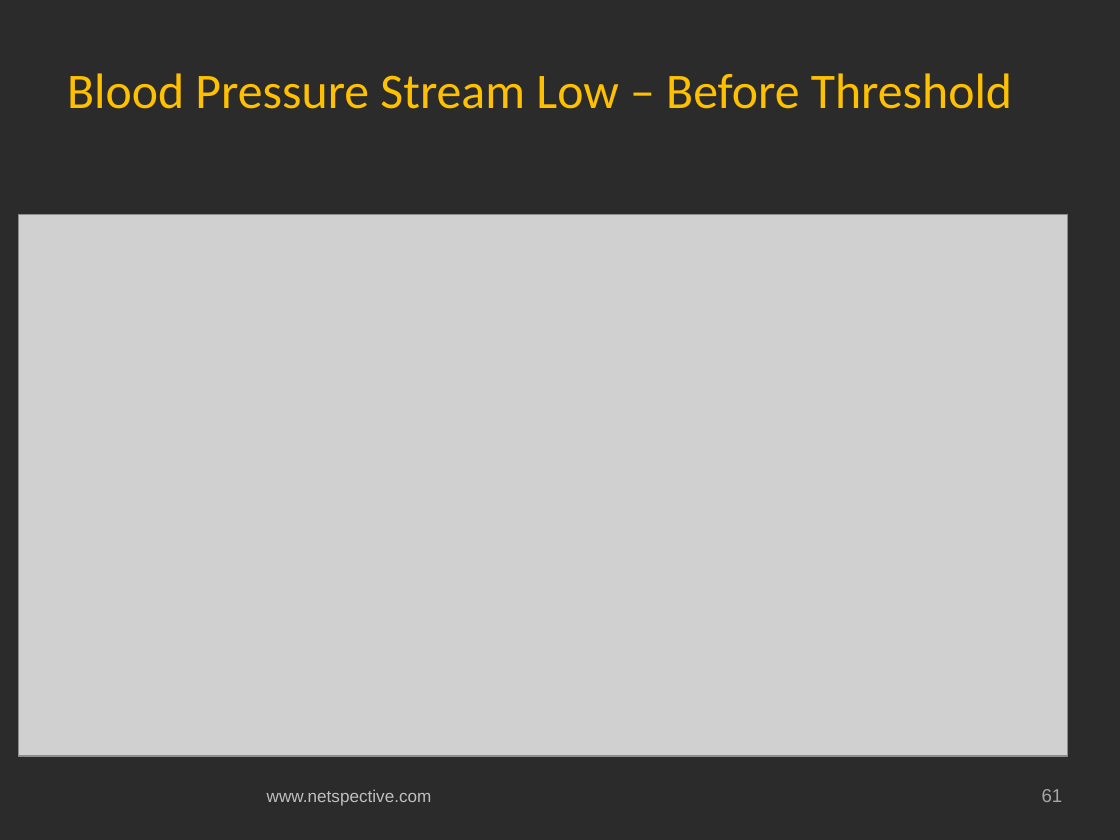
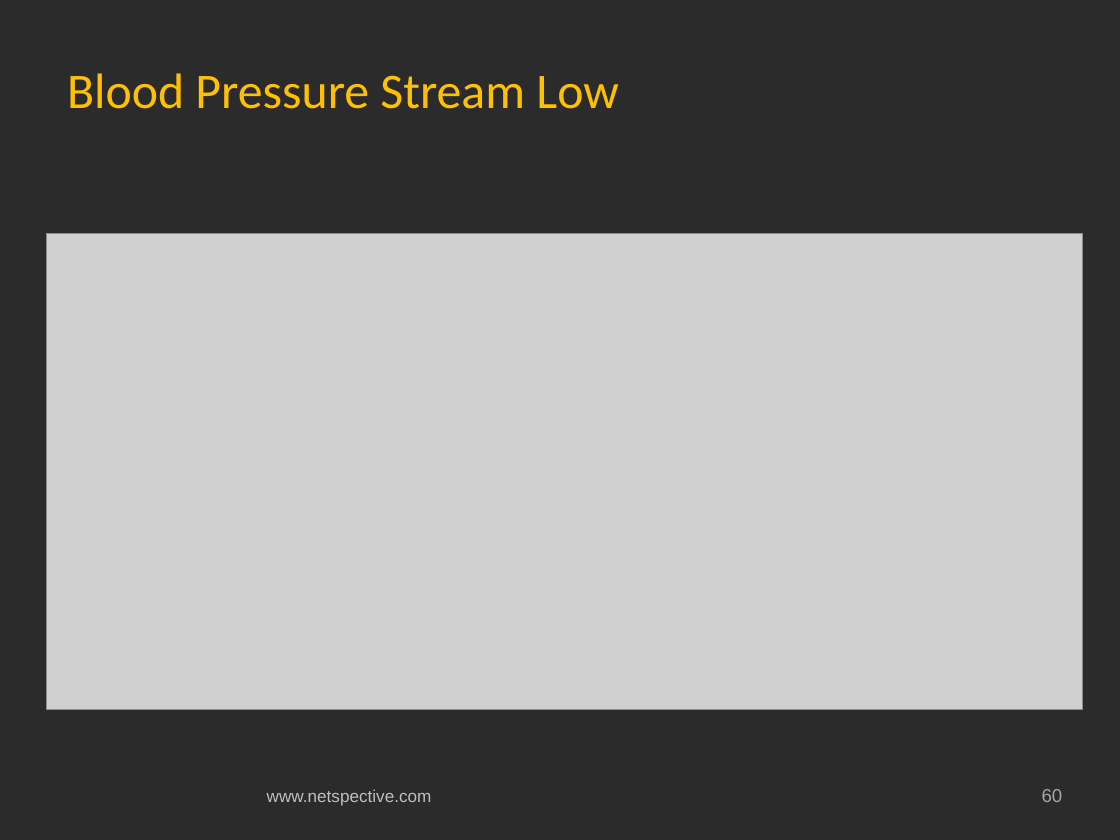
Before and after one commit to netspective/fluent, a slide deck: slide 60 of support/documents/Covidien Gateway Prototype Project Status and Plan.pptx (slide 61 before the commit). Drawn at 1120x840 pixels with LibreOffice and Linux fonts; fonts in the diff are those of the drawing; grey boxes stand for pictures; background and template pictures are left out; a plain dark background stands for a picture behind light text. Boxes give left, top, right and bottom in pixels: in the first picture for what was removed or moved away, otherwise in the second. Text is boxed around its words. In the diff, an @@ line names an element or a change of style, - is before the commit and + after.

```diff
--- a/support/documents/Covidien Gateway Prototype Project Status and Plan.pptx
+++ b/support/documents/Covidien Gateway Prototype Project Status and Plan.pptx
@@ title at (x1=67, y1=73, x2=619, y2=109): text changed @@
-Blood Pressure Stream Low – Before Threshold
+Blood Pressure Stream Low
@@ picture resized from (x1=19, y1=215, x2=1067, y2=756) to (x1=47, y1=233, x2=1083, y2=709) @@
@@ page number at (x1=1042, y1=789, x2=1063, y2=802): text changed @@
-61
+60
```
Also in this commit, not shown: 6 other slides changed, 5 slides added, 3 slides removed.
